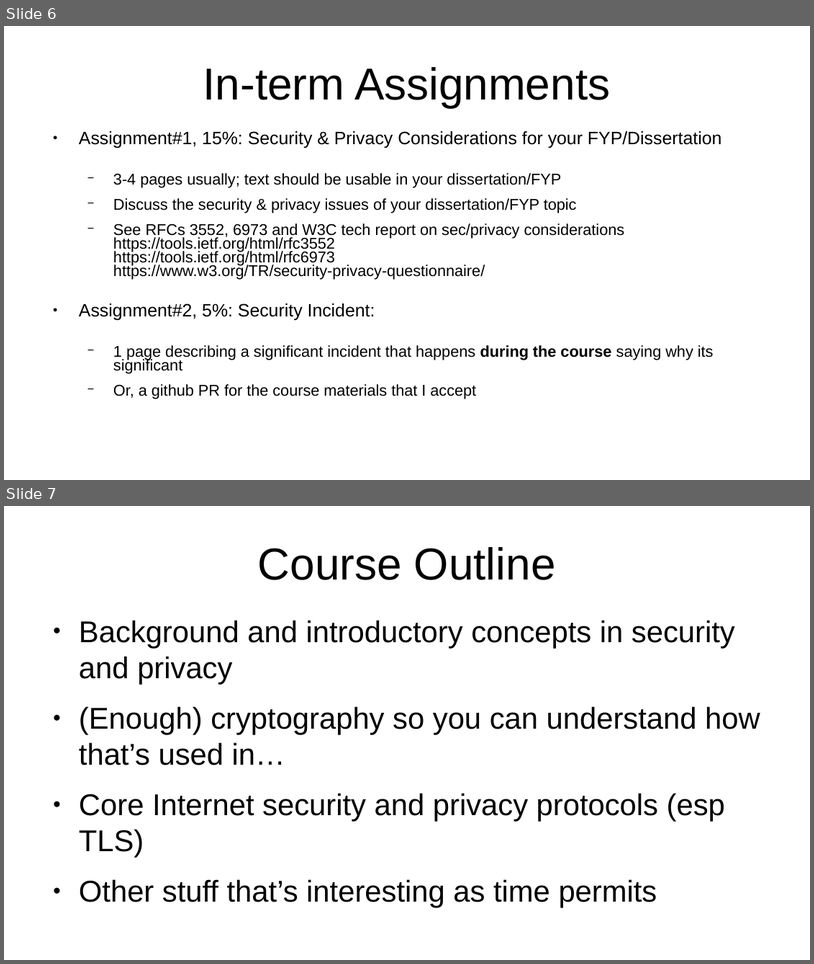
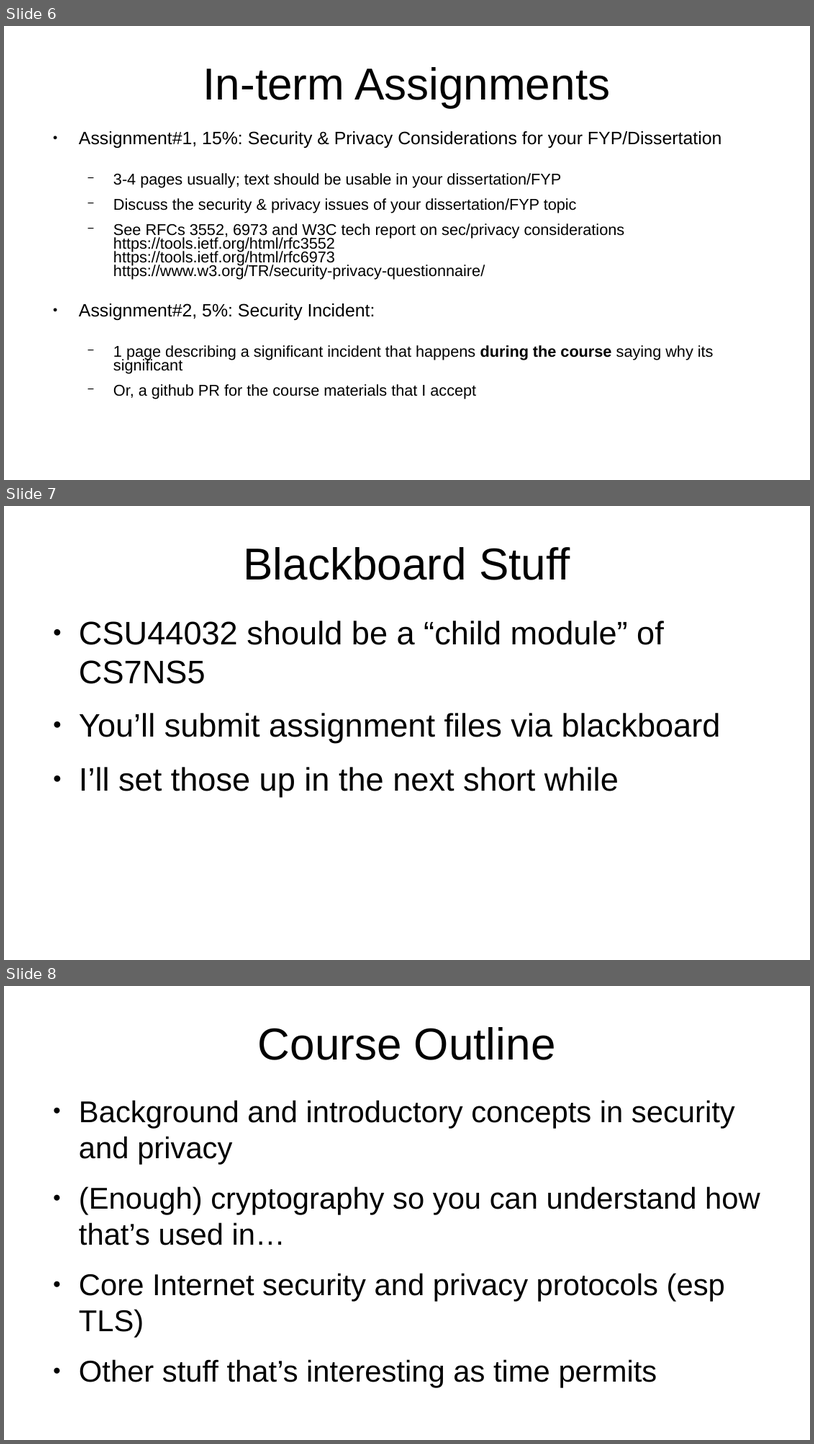
Before and after one commit to sftcd/cs7053, a slide deck: 2023lectures/00-quick-intro.odp. Shown one above the other, each under a label of ours: slides 6 and 7 before the commit, slides 6, 7 and 8 after it. The pictures are 814x964 and 814x1444 pixels, drawn with LibreOffice and Linux fonts; fonts in the diff are those of the drawing. Boxes give left, top, right and bottom in pixels: in the first picture for what was removed or moved away, otherwise in the second. Text is boxed around its words. In the diff, an @@ line names an element or a change of style, - is before the commit and + after.

```diff
--- a/2023lectures/00-quick-intro.odp
+++ b/2023lectures/00-quick-intro.odp
@@ slide 7 added at (4,506,810,960), background #FFFFFF @@
@@ title added at (243,547,570,580), 44 pt, text #000000 @@
+Blackboard Stuff
@@ text added at (79,620,721,796), 32 pt, text #000000 @@
+● CSU44032 should be a “child module” of CS7NS5
+● You’ll submit assignment files via blackboard
+● I’ll set those up in the next short while
@@ what was slide 7 is now slide 8 @@
```
Also in this commit, not shown: 3 slides changed, 4 other files.
